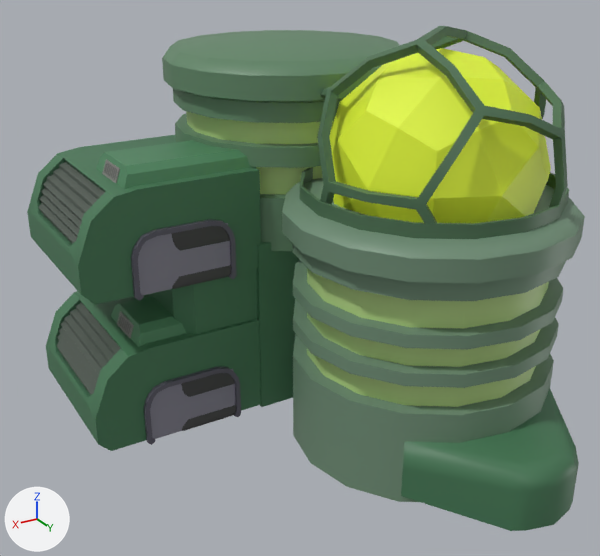
The FBX model Assets/Models/Crossing/Crossing_Buildings/Individual_Buildings/SouthEast_Hotel_01.fbx, before and after one commit.
Before and after are seen from a camera (50 mm lens) standing at (1.13, 0.206, 0.496) and looking at (0.732, -0.457, 0.165). Lighting does not change. The marker at lower left points along +X, +Y and +Z. Where no turn or scale is listed for an object, it has been applied to the vertices.

Objects in the first picture: 'SouthEast_Hotel_01'.
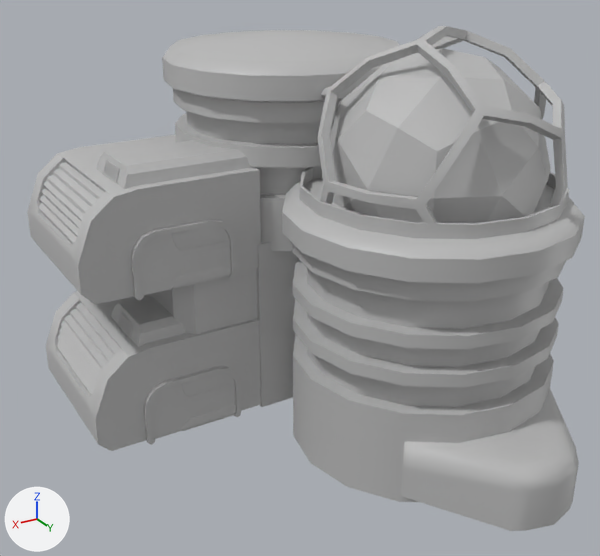
Pixel boxes (x1, y1, x2, y2) of what changed, in the pictures (600 x 556 px):
part 1 of me_mesh, recoloured (yellow to grey)
    both: (329, 48, 551, 223)
part 2 of me_mesh, recoloured (green to grey)
    both: (27, 26, 585, 531)

The change, as a diff of the scene's bpy script:
```diff
--- a/Assets/Models/Crossing/Crossing_Buildings/Individual_Buildings/SouthEast_Hotel_01.fbx.py
+++ b/Assets/Models/Crossing/Crossing_Buildings/Individual_Buildings/SouthEast_Hotel_01.fbx.py
@@ mat_environment_02 @@
+mat_environment_02 = principled_material('Environment_02')
+mat_environment_02.base_color = (0.5, 0.5, 0.5)  # grey #bcbcbc
@@ me_mesh @@
 me_mesh.from_pydata(...)  # 1228 vertices, 1290 faces; spans x -0.232..0.232, y -0.268..0.268, z -0.21..0.21
 # used by ob_southeast_hotel_01; location = (0.71, -0.461, 0.2)
+# me_mesh part 1: all 120 faces that had it switch from mat_light_illuminate1 (picture img_lights_jpg) to mat_environment_02 (grey #bcbcbc)
+# me_mesh part 2: all 1170 faces that had it switch from mat_flatcolorbase1 (picture img_plaza_02_diffuse_jpg) to mat_environment_02 (grey #bcbcbc)
```
